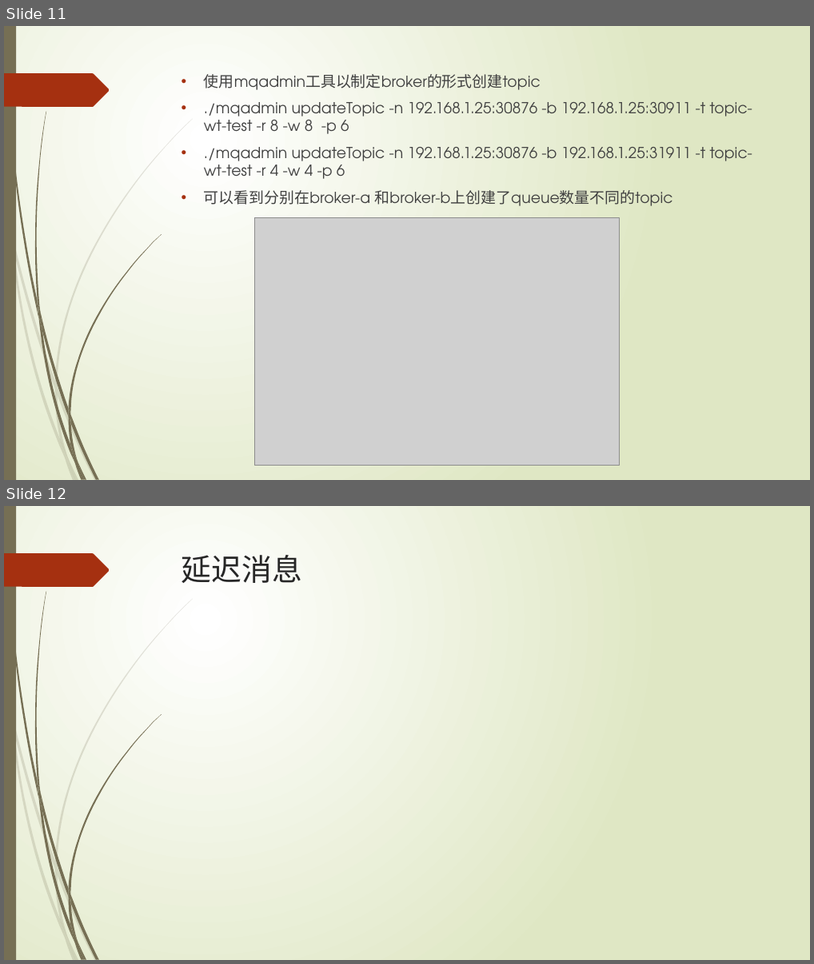
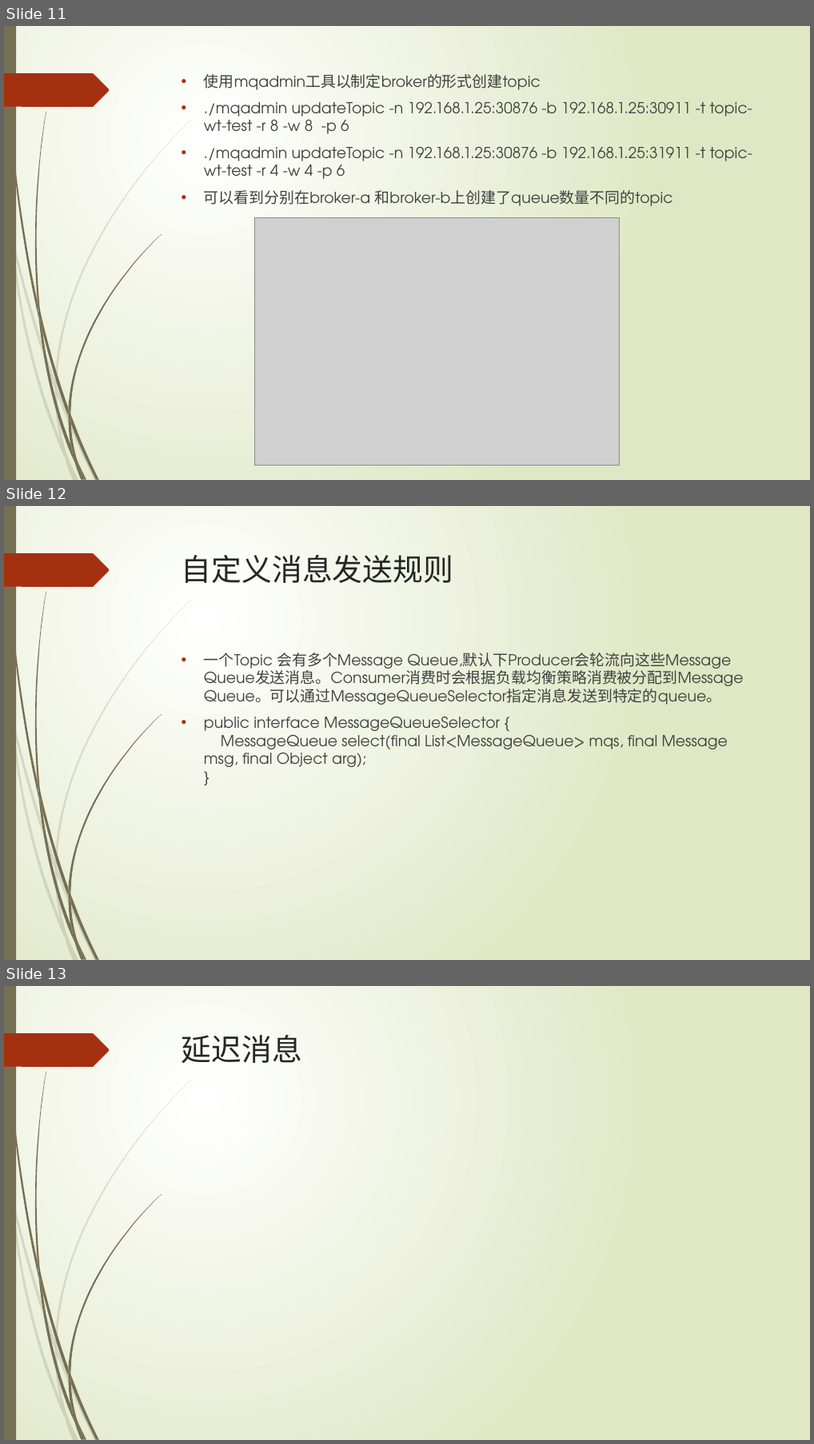
Before and after one commit to xljnc/rocketmqLearning, a slide deck: doc/RocketMQ简介.pptx. Shown one above the other, each under a label of ours: slides 11 and 12 before the commit, slides 11, 12 and 13 after it. The pictures are 814x964 and 814x1444 pixels, drawn with LibreOffice and Linux fonts; fonts in the diff are those of the drawing; grey boxes stand for pictures. Boxes give left, top, right and bottom in pixels: in the first picture for what was removed or moved away, otherwise in the second. Text is boxed around its words. In the diff, an @@ line names an element or a change of style, - is before the commit and + after.

Commit message:
RocketMQ简介.pptx by qiyu 2021-04-28

```diff
--- a/doc/RocketMQ简介.pptx
+++ b/doc/RocketMQ简介.pptx
@@ slide 12 added at (4, 506, 810, 960), background gradient #FFFFFF to #DFE8C4; not listed: 24 template elements that a slide beside it also shows @@
@@ title added at (182, 555, 454, 583), 36 pt, text #262626 @@
+自定义消息发送规则
@@ text added at (204, 652, 744, 767), 18 pt, text #404040 @@
+• 一个Topic 会有多个Message Queue,默认下Producer会轮流向这些Message Queue发送消息。Consumer消费时会根据负载均衡策略消费被分配到Message Queue。可以通过MessageQueueSelector指定消息发送到特定的queue。
+• public interface MessageQueueSelector {
+  MessageQueue select(final List<MessageQueue> mqs, final Message msg, final Object arg);
+  }
@@ what was slide 12 is now slide 13 @@
```
